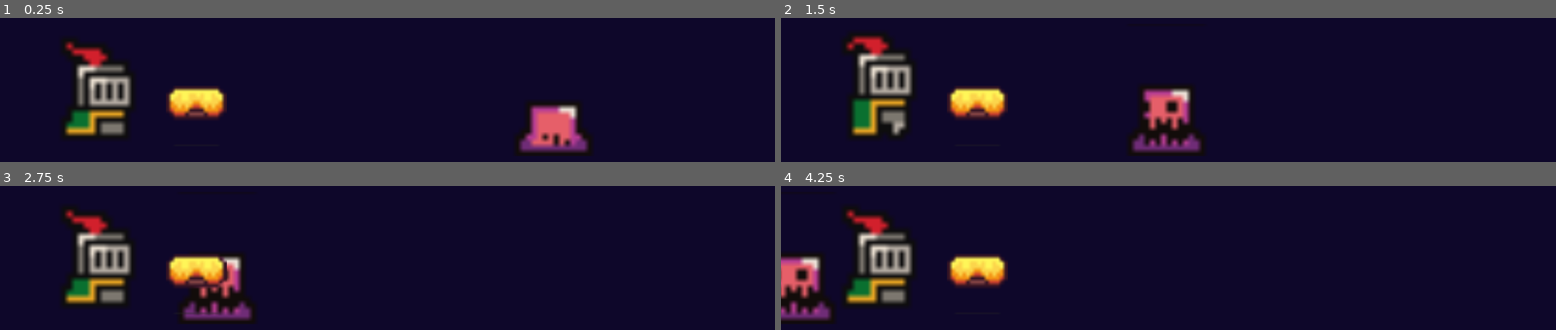
Above: before the commit, frames 1-4 (two rows, left to right).
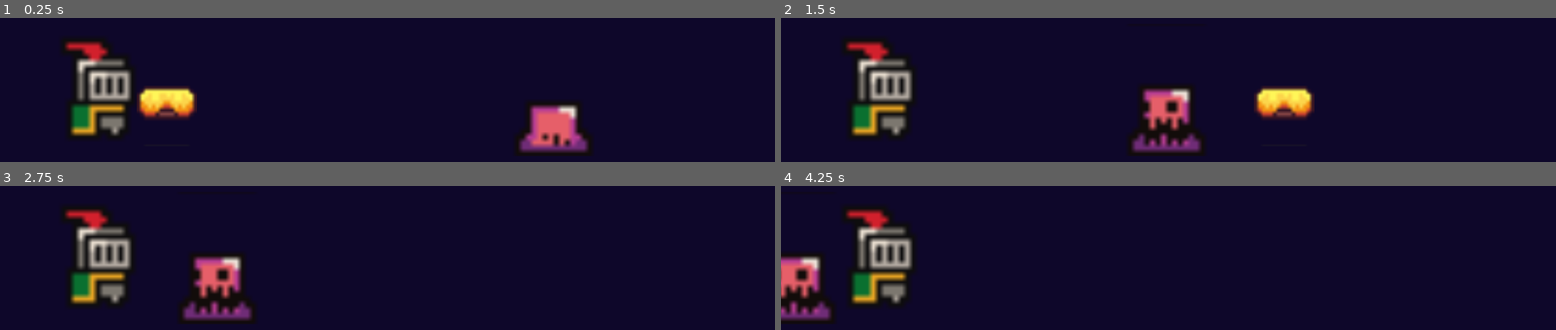
Above: after the commit, the same moments.

Repository: mightynumber2/godot-components
Game: Godot game, scene res://main.tscn
Two runs of this game, one before a commit and one after it. Both use one fixed random seed, a clock stepped at 60 frames per second and the inputs below.
Inputs:
- Up to frame 1 (0.25 s): no input
- Up to frame 2 (1.5 s): no input
- Up to frame 3 (2.75 s): no input
- Up to frame 4 (4.25 s): no input

The runs differ from the first frame. In frame 1, 4.9% of the frame differs, in the area x 8-30%, y 14-83%; in frame 2, 5.9%, in the area x 8-69%, y 11-78%; in frame 3, 4.4%; in frame 4, 4.4%.

Commit message:
feat: Added projectile w/ movement logic
Added a projectile node with physics process to handle movement.

Nodes added:
- Projectile.gd

Changes:
- Added projectile movement logic
- Speed adjustable in node properties

Diff:
--- /dev/null
+++ b/knight.gd
@@ -0,0 +1 @@
+extends Sprite2D
--- a/main.tscn
+++ b/main.tscn
@@ -1,7 +1,9 @@
-[gd_scene load_steps=22 format=3 uid="uid://no3q2i4hm5o"]
+[gd_scene load_steps=24 format=3 uid="uid://no3q2i4hm5o"]
 
 [ext_resource type="Texture2D" uid="uid://blepkmsftxx6a" path="res://assets/sprites/slime_purple.png" id="1_nqnhd"]
 [ext_resource type="Script" path="res://slime.gd" id="1_tguxy"]
+[ext_resource type="Script" path="res://knight.gd" id="3_egjm8"]
+[ext_resource type="Script" path="res://projectile.gd" id="3_rggl7"]
 [ext_resource type="Texture2D" uid="uid://liok05avh2gq" path="res://assets/sprites/knight.png" id="3_wi6so"]
 [ext_resource type="Texture2D" uid="uid://cu5mkhbv1udj4" path="res://assets/sprites/platforms.png" id="4_bdio0"]
 
@@ -71,6 +73,21 @@
 "speed": 5.0
 }]
 
+[sub_resource type="AtlasTexture" id="AtlasTexture_5jfkj"]
+atlas = ExtResource("4_bdio0")
+region = Rect2(0, 32, 16, 16)
+
+[sub_resource type="SpriteFrames" id="SpriteFrames_gymdx"]
+animations = [{
+"frames": [{
+"duration": 1.0,
+"texture": SubResource("AtlasTexture_5jfkj")
+}],
+"loop": true,
+"name": &"default",
+"speed": 5.0
+}]
+
 [sub_resource type="AtlasTexture" id="AtlasTexture_3xml5"]
 atlas = ExtResource("3_wi6so")
 region = Rect2(0, 0, 32, 32)
@@ -107,21 +124,6 @@
 "speed": 5.0
 }]
 
-[sub_resource type="AtlasTexture" id="AtlasTexture_5jfkj"]
-atlas = ExtResource("4_bdio0")
-region = Rect2(0, 32, 16, 16)
-
-[sub_resource type="SpriteFrames" id="SpriteFrames_gymdx"]
-animations = [{
-"frames": [{
-"duration": 1.0,
-"texture": SubResource("AtlasTexture_5jfkj")
-}],
-"loop": true,
-"name": &"default",
-"speed": 5.0
-}]
-
 [node name="Main" type="Node"]
 
 [node name="BG" type="Sprite2D" parent="."]
@@ -140,11 +142,21 @@
 scale = Vector2(8.20833, 8.20833)
 sprite_frames = SubResource("SpriteFrames_q73qu")
 autoplay = "default"
-frame_progress = 0.0568541
+frame_progress = 0.226217
 flip_h = true
+
+[node name="Projectile" type="Sprite2D" parent="."]
+position = Vector2(148, 341)
+script = ExtResource("3_rggl7")
+metadata/_edit_group_ = true
+
+[node name="AnimatedSprite2D" type="AnimatedSprite2D" parent="Projectile"]
+scale = Vector2(5.59375, 5.59375)
+sprite_frames = SubResource("SpriteFrames_gymdx")
 
 [node name="Knight" type="Sprite2D" parent="."]
 position = Vector2(151, 276)
+script = ExtResource("3_egjm8")
 metadata/_edit_group_ = true
 
 [node name="AnimatedSprite2D" type="AnimatedSprite2D" parent="Knight"]
@@ -152,12 +164,4 @@
 scale = Vector2(8.4375, 8.4375)
 sprite_frames = SubResource("SpriteFrames_u5goc")
 autoplay = "default"
-frame_progress = 0.844148
-
-[node name="Projectile" type="Sprite2D" parent="."]
-position = Vector2(292, 341)
-metadata/_edit_group_ = true
-
-[node name="AnimatedSprite2D" type="AnimatedSprite2D" parent="Projectile"]
-scale = Vector2(5.59375, 5.59375)
-sprite_frames = SubResource("SpriteFrames_gymdx")
+frame_progress = 0.0135433
--- /dev/null
+++ b/projectile.gd
@@ -0,0 +1,6 @@
+extends Sprite2D
+
+@export var speed: float = 400
+
+func _physics_process(delta: float) -> void:
+	global_position += Vector2(speed * delta, 0)
--- a/slime.gd
+++ b/slime.gd
@@ -1,4 +1,6 @@
 extends Sprite2D
 
+@export var speed: float = 200
+
 func _physics_process(delta: float) -> void:
-	global_position += Vector2(-200 * delta, 0)
+	global_position += Vector2(-speed * delta, 0)
